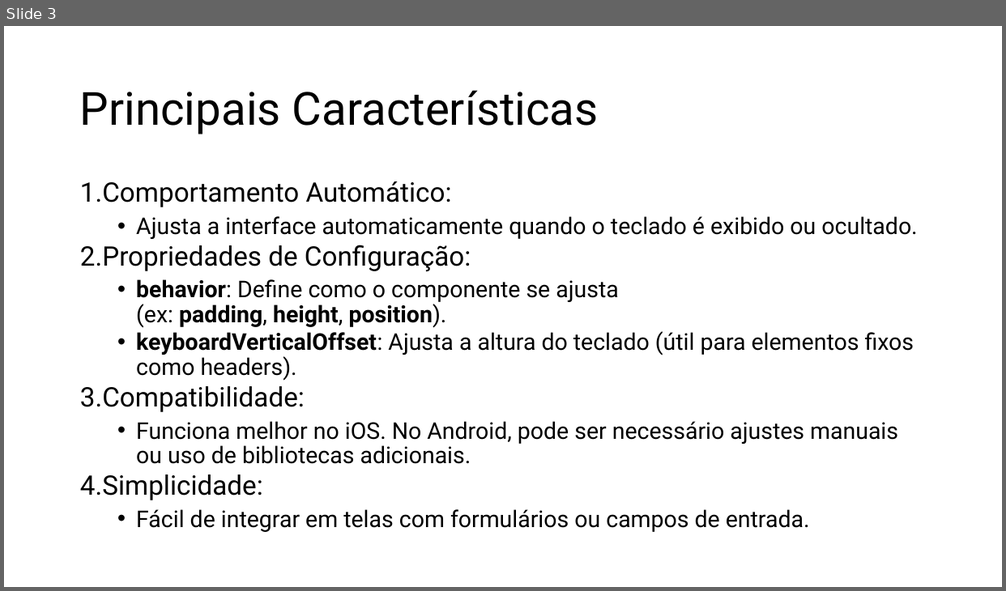
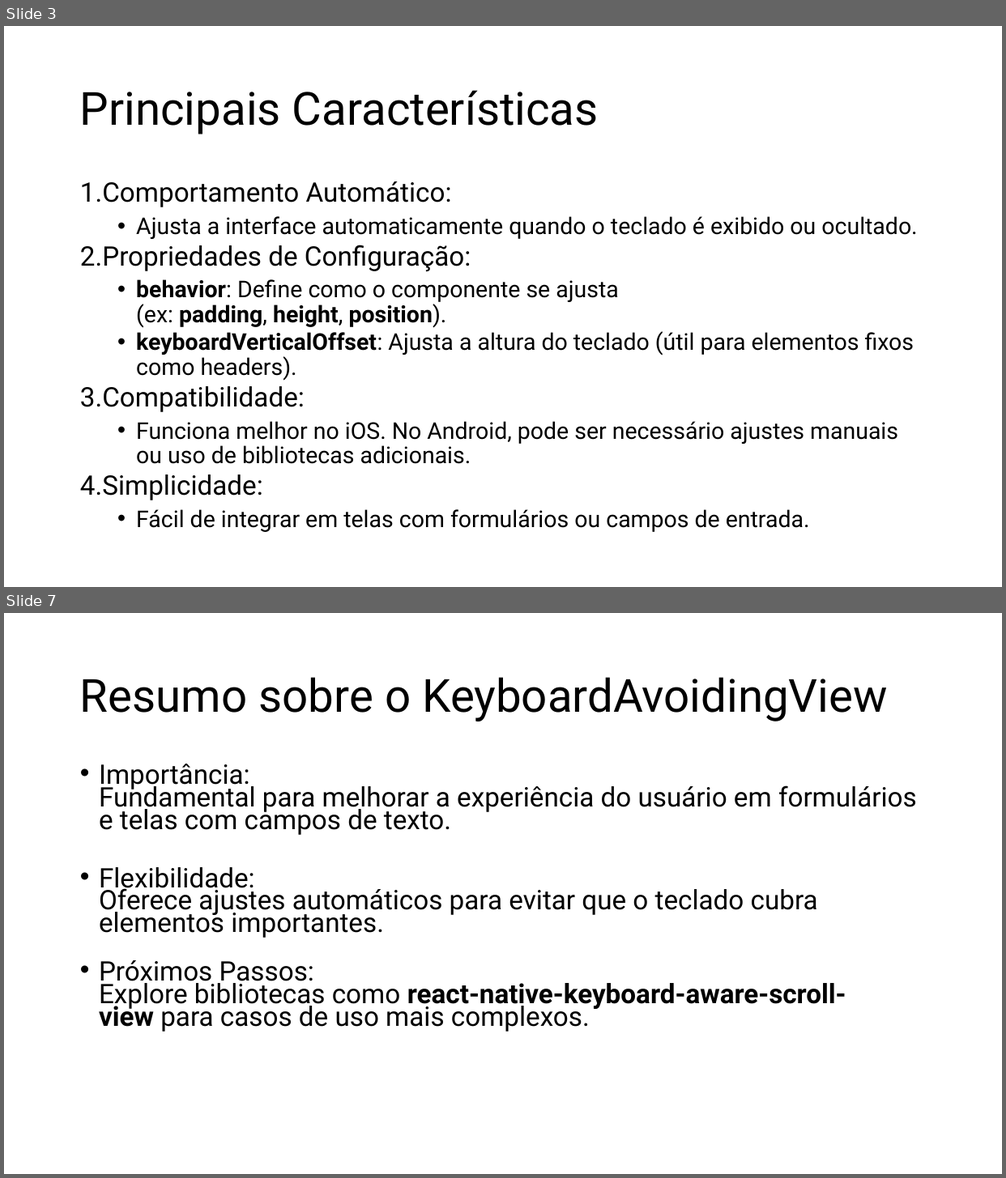
Before and after one commit to LucasrsRodrigues/FIAP, a slide deck: Recursos/slides/KeyboardAvoidingView.pptx. Shown one above the other, each under a label of ours: slide 3 before the commit, slides 3 and 7 after it; the slides between them are not shown. The pictures are 1006x591 and 1006x1178 pixels, drawn with LibreOffice and Linux fonts; fonts in the diff are those of the drawing. Boxes give left, top, right and bottom in pixels: in the first picture for what was removed or moved away, otherwise in the second. Text is boxed around its words. In the diff, an @@ line names an element or a change of style, - is before the commit and + after.

```diff
--- a/Recursos/slides/KeyboardAvoidingView.pptx
+++ b/Recursos/slides/KeyboardAvoidingView.pptx
@@ slide 7 added at (4, 613, 1002, 1174), background #FFFFFF @@
@@ title added at (80, 677, 888, 722), 44 pt, text #000000 @@
+Resumo sobre o KeyboardAvoidingView
@@ text added at (99, 764, 917, 1032), 25.9 pt, text #000000 @@
+• Importância:
+  Fundamental para melhorar a experiência do usuário em formulários e telas com campos de texto.
+• Flexibilidade:
+  Oferece ajustes automáticos para evitar que o teclado cubra elementos importantes.
+• Próximos Passos:
+  Explore bibliotecas como react-native-keyboard-aware-scroll-view para casos de uso mais complexos.
```
Also in this commit, not shown: 1 slide changed, 2 other slides added, 2 other files.
